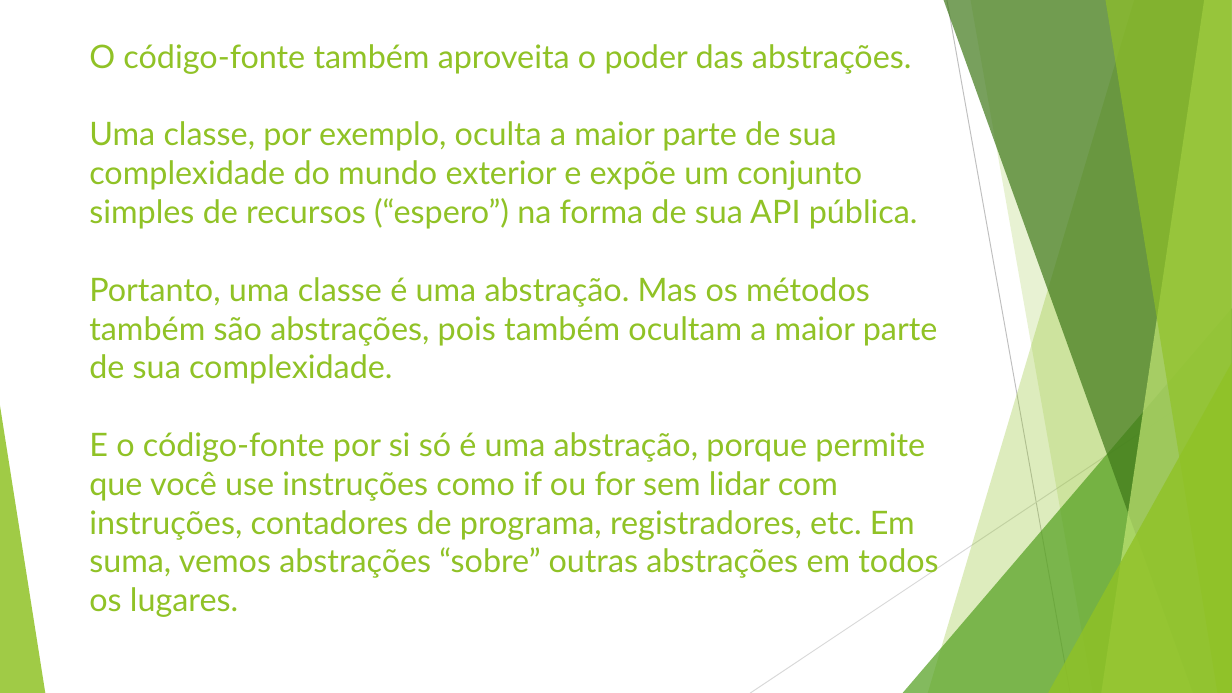
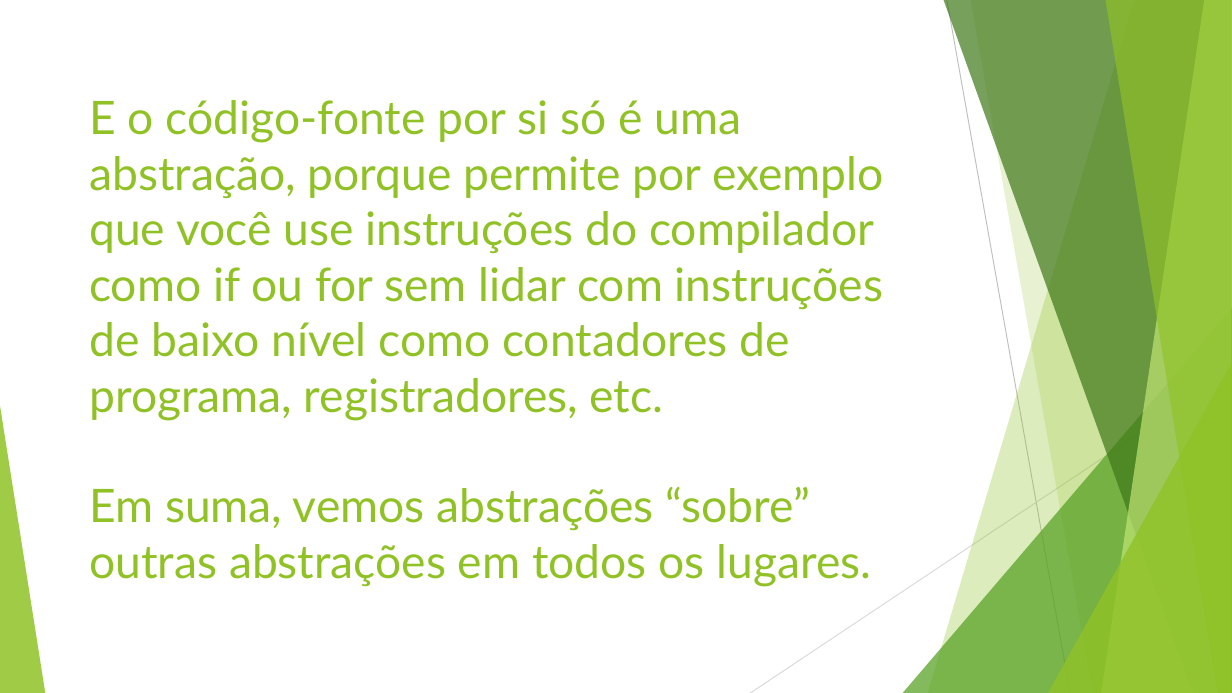
Before and after one commit to TeteStorm/SLAPExample, a slide deck: slide 10 of Single Level of Abstraction (SLAB).pptx (slide 7 before the commit). Drawn at 1232x693 pixels with LibreOffice and Linux fonts; fonts in the diff are those of the drawing. Boxes give left, top, right and bottom in pixels: in the first picture for what was removed or moved away, otherwise in the second. Text is boxed around its words. In the diff, an @@ line names an element or a change of style, - is before the commit and + after.

```diff
--- a/Single Level of Abstraction (SLAB).pptx
+++ b/Single Level of Abstraction (SLAB).pptx
@@ title at box(89, 100, 883, 587): text changed; size 25.2 to 36 pt @@
-O código-fonte também aproveita o poder das abstrações.
-Uma classe, por exemplo, oculta a maior parte de sua complexidade do mundo exterior e expõe um conjunto simples de recursos (“espero”) na forma de sua API pública.
-Portanto, uma classe é uma abstração. Mas os métodos também são abstrações, pois também ocultam a maior parte de sua complexidade.
-E o código-fonte por si só é uma abstração, porque permite que você use instruções como if ou for sem lidar com instruções, contadores de programa, registradores, etc. Em suma, vemos abstrações “sobre” outras abstrações em todos os lugares.
+E o código-fonte por si só é uma abstração, porque permite por exemplo que você use instruções do compilador como if ou for sem lidar com instruções de baixo nível como contadores de programa, registradores, etc.
+Em suma, vemos abstrações “sobre” outras abstrações em todos os lugares.
```
Also in this commit, not shown: 12 other slides changed, 14 slides added, 3 other files.
